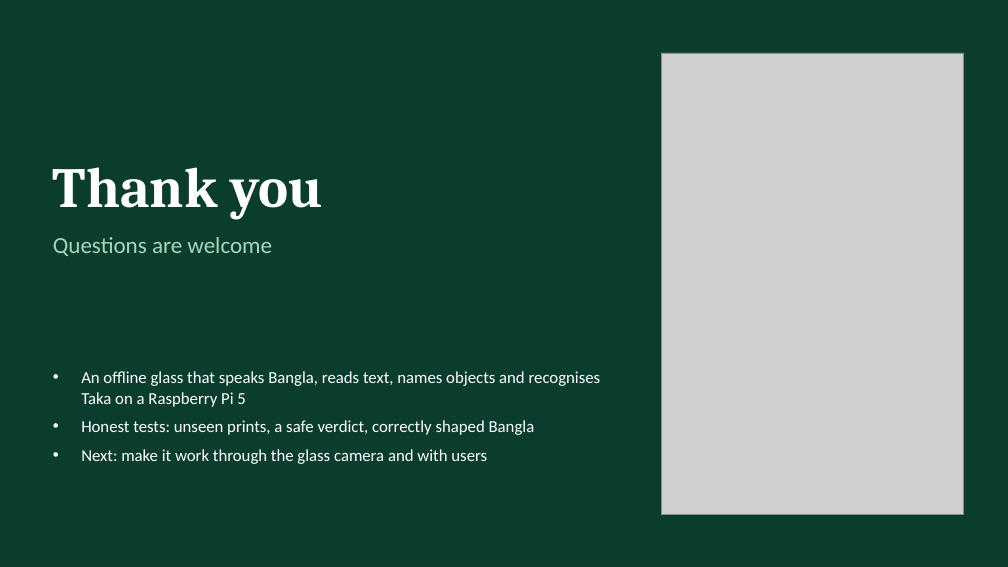
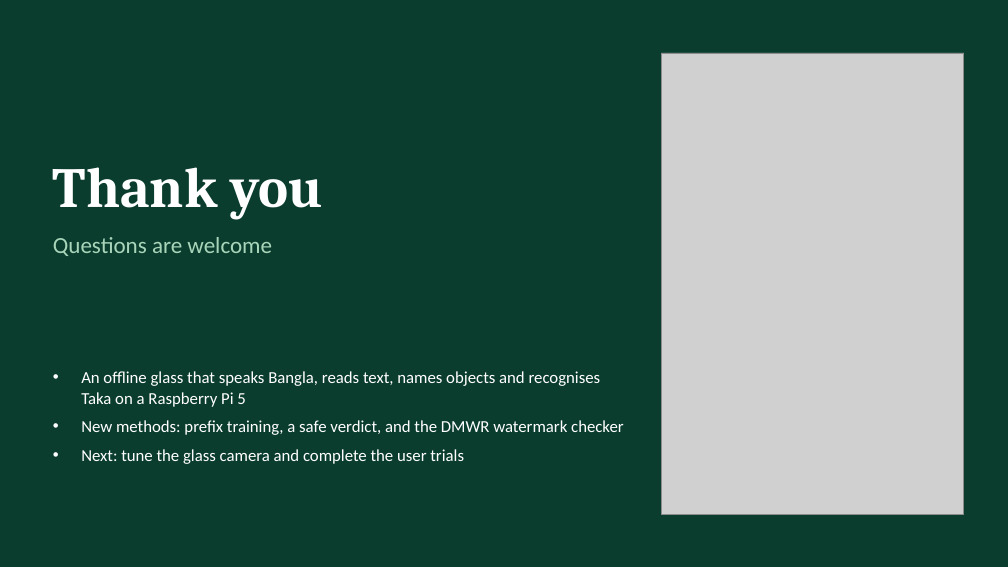
Before and after one commit to aflam330/Senior_project_wearable_glass_for_blind_people_using_ocr_and_ylo, a slide deck: slide 18 of Thesis Report and paper/thesis report/slides/SARA_Presentation.pptx. Drawn at 1008x567 pixels with LibreOffice and Linux fonts; fonts in the diff are those of the drawing; grey boxes stand for pictures. Boxes give left, top, right and bottom in pixels: in the first picture for what was removed or moved away, otherwise in the second. Text is boxed around its words. In the diff, an @@ line names an element or a change of style, - is before the commit and + after.

```diff
--- a/Thesis Report and paper/thesis report/slides/SARA_Presentation.pptx
+++ b/Thesis Report and paper/thesis report/slides/SARA_Presentation.pptx
@@ text at bbox=[81, 420, 624, 464]: text changed @@
-• Honest tests: unseen prints, a safe verdict, correctly shaped Bangla
-• Next: make it work through the glass camera and with users
+• New methods: prefix training, a safe verdict, and the DMWR watermark checker
+• Next: tune the glass camera and complete the user trials
```
Also in this commit, not shown: 5 other slides changed, 1 slide added, 1 slide removed, 12 other files.
